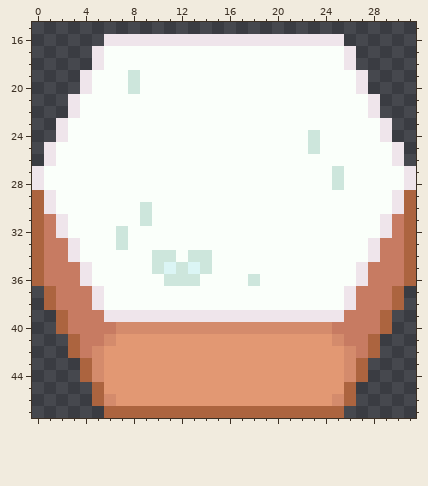
A pixel-art sprite gets an edit: assets/sprites/ground/Snow_Plants.png. This is how it looked before the edit.
The file is 32x48 pixels. Colours within 5 levels of each other are drawn and written as one. Shown: x 0..31, y 15..47.
And afterwards:
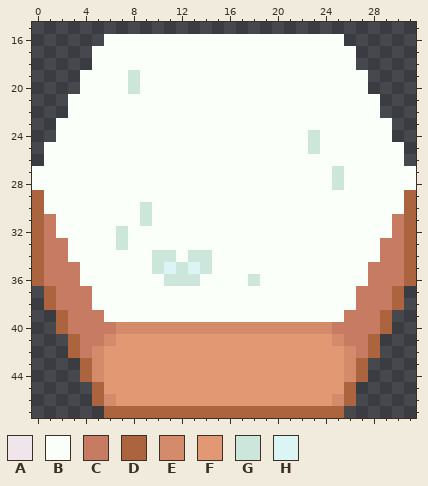
Palette (. is transparent): A #efe5eb  B #fafffa  C #c77b62  D #ac643f  E #d48b6c  F #e29873  G #cde6dc  H #dbf5f5
Diff:
y 16: x 6..25 AAAAAAAAAAAAAAAAAAAA -> BBBBBBBBBBBBBBBBBBBB
y 17..18: x 5 A -> B; x 26 A -> B
y 19..20: x 4 A -> B; x 27 A -> B
y 21..22: x 3 A -> B; x 28 A -> B
y 23..24: x 2 A -> B; x 29 A -> B
y 25..26: x 1 A -> B; x 30 A -> B
y 27..28: x 0 A -> B; x 31 A -> B
y 29..30: x 1 A -> B; x 30 A -> B
y 31..32: x 2 A -> B; x 29 A -> B
y 33..34: x 3 A -> B; x 28 A -> B
y 35..36: x 4 A -> B; x 27 A -> B
y 37..38: x 5 A -> B; x 26 A -> B
y 39: x 6..25 AAAAAAAAAAAAAAAAAAAA -> BBBBBBBBBBBBBBBBBBBB
Changed places in both pictures, as pixel boxes (x1, y1, x2, y2):
changed: (32, 34, 416, 322)
